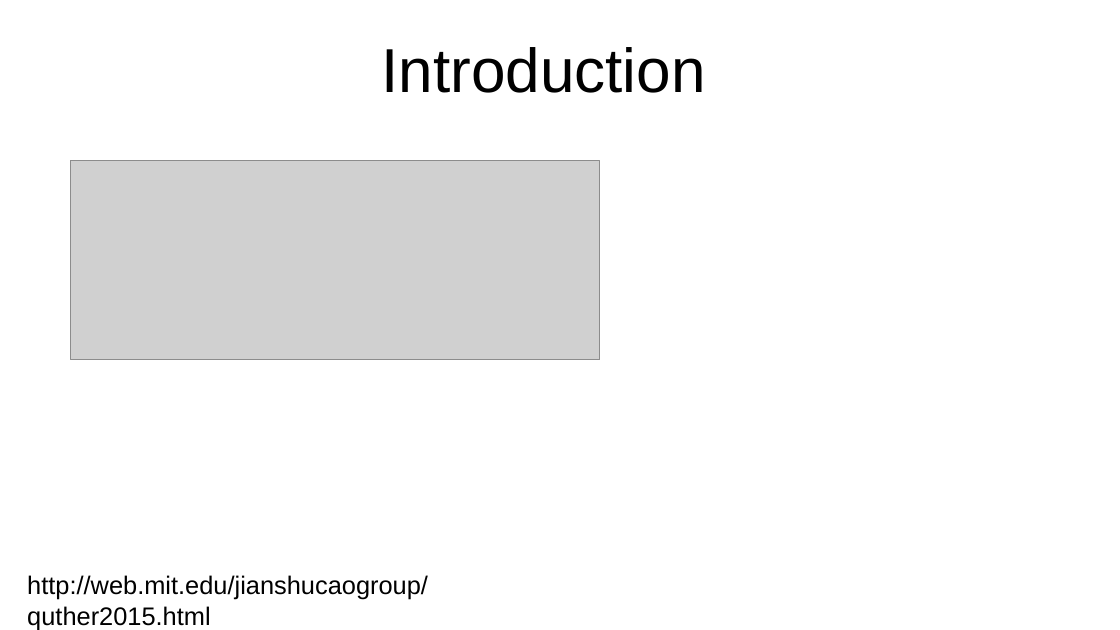
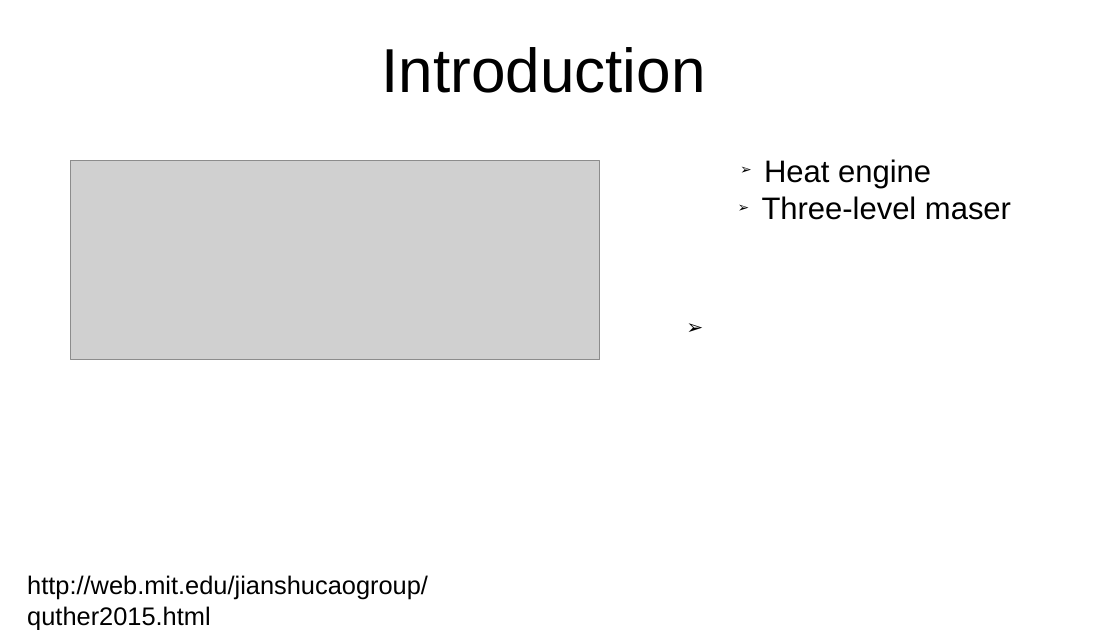
Before and after one commit to SanderStammbach/Sanders-Studium, a slide deck: slide 3 of Master-Projekt/Vortrag.odp. Drawn at 1120x630 pixels with LibreOffice and Linux fonts; fonts in the diff are those of the drawing; grey boxes stand for pictures; background and template pictures are left out. Boxes give left, top, right and bottom in pixels: in the first picture for what was removed or moved away, otherwise in the second. Text is boxed around its words. In the diff, an @@ line names an element or a change of style, - is before the commit and + after.

```diff
--- a/Master-Projekt/Vortrag.odp
+++ b/Master-Projekt/Vortrag.odp
@@ subtitle added at [762,159,1011,220], 22 pt, text #000000 @@
+➢ Heat engine
+➢ Three-level maser
```
Also in this commit, not shown: 1 other slide changed, 1 slide added, 1 slide removed, 8 other files.
